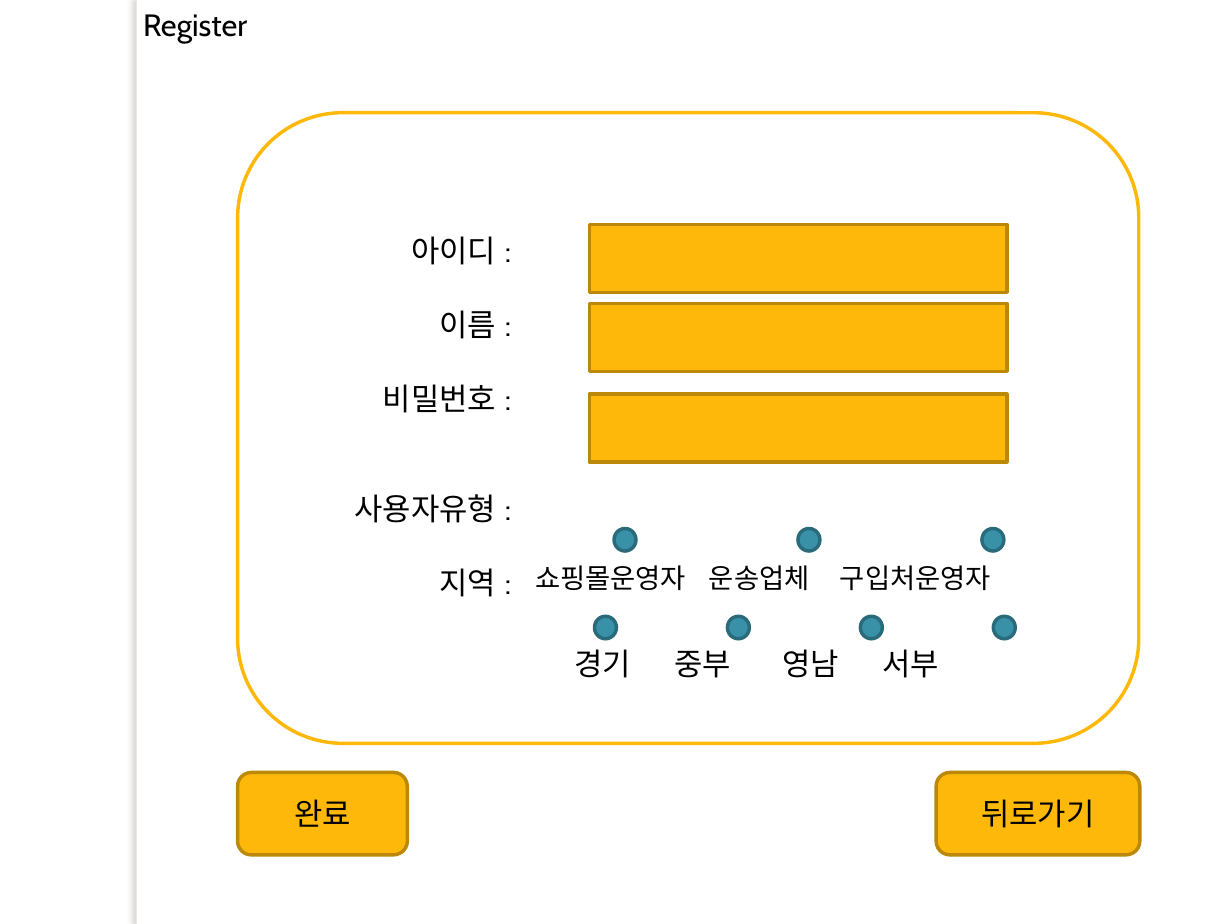
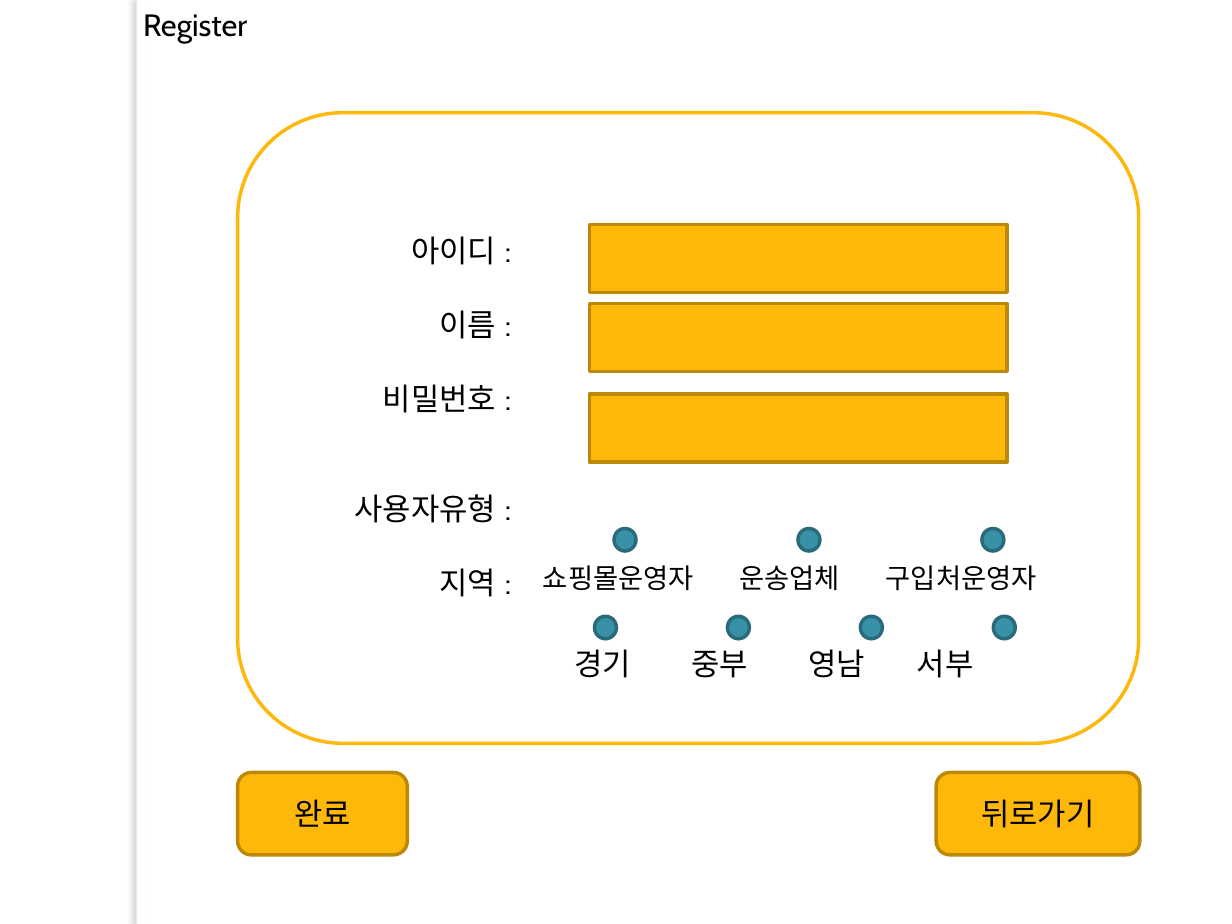
Before and after one commit to lx9203/fulfillmentBlue, a slide deck: slide 5 of 프레젠테이션1.pptx. Drawn at 1232x924 pixels with LibreOffice and Linux fonts; fonts in the diff are those of the drawing; background and template pictures are left out. Boxes give left, top, right and bottom in pixels: in the first picture for what was removed or moved away, otherwise in the second. Text is boxed around its words. In the diff, an @@ line names an element or a change of style, - is before the commit and + after.

```diff
--- a/프레젠테이션1.pptx
+++ b/프레젠테이션1.pptx
@@ text "쇼핑몰운영자 운송업체 구입처운영자" rewrapped from (x1=535, y1=565, x2=991, y2=591) to (x1=543, y1=565, x2=1037, y2=591) @@
@@ text "경기 중부 영남 서부" rewrapped from (x1=575, y1=649, x2=939, y2=678) to (x1=575, y1=649, x2=974, y2=678) @@
```
Also in this commit, not shown: 7 other slides changed.
